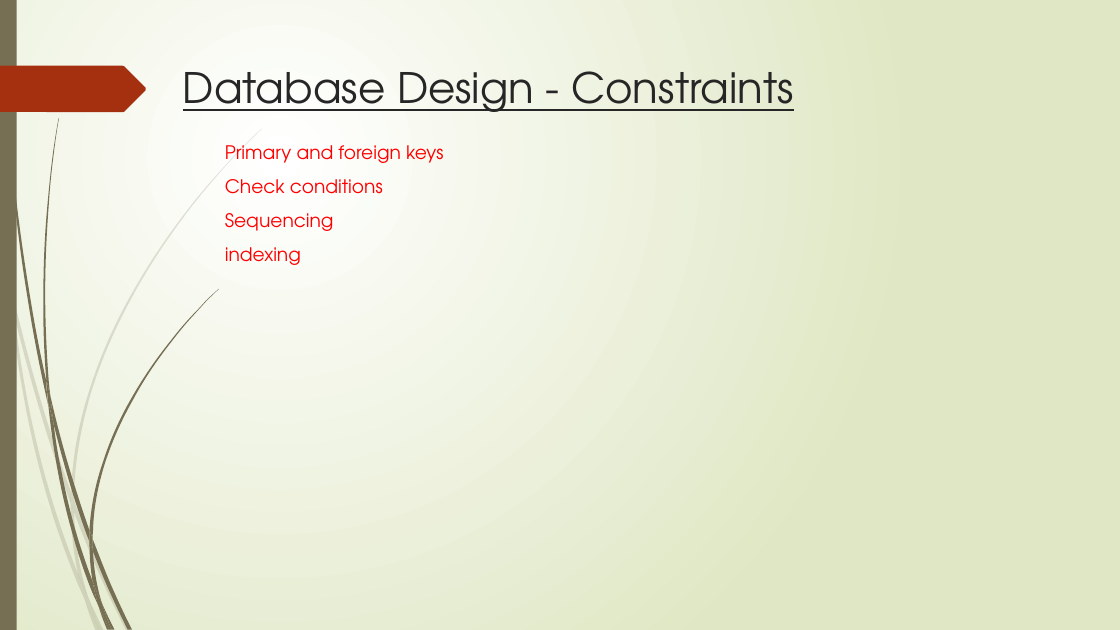
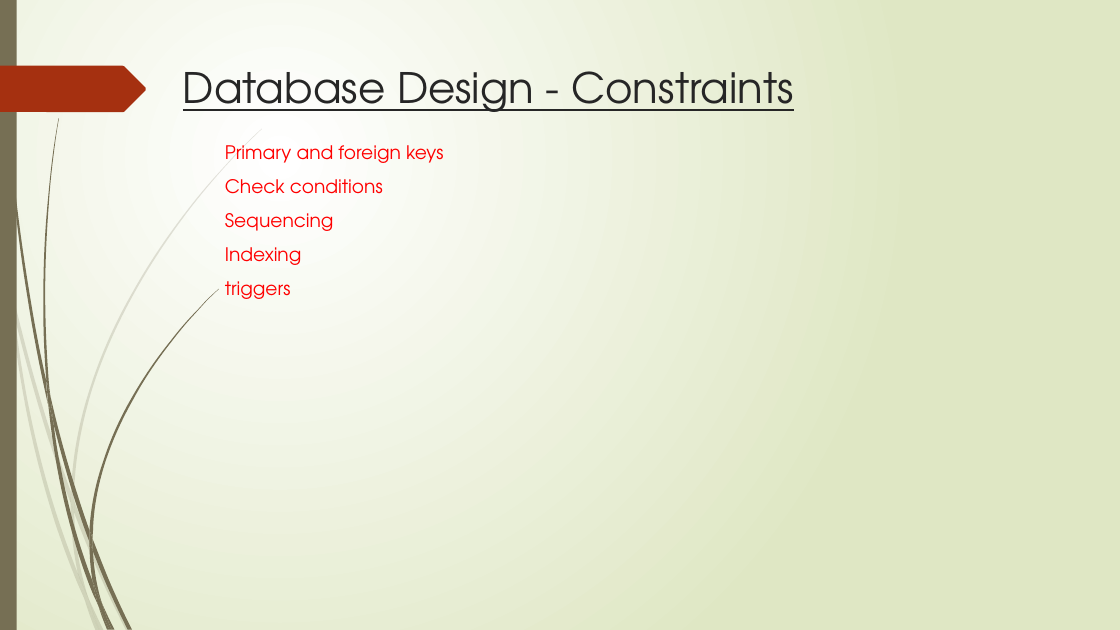
Before and after one commit to srinivas047/DMQL, a slide deck: slide 5 of DMQL_MoviesMarketPlace.pptx. Drawn at 1120x630 pixels with LibreOffice and Linux fonts; fonts in the diff are those of the drawing. Boxes give left, top, right and bottom in pixels: in the first picture for what was removed or moved away, otherwise in the second. Text is boxed around its words. In the diff, an @@ line names an element or a change of style, - is before the commit and + after.

```diff
--- a/DMQL_MoviesMarketPlace.pptx
+++ b/DMQL_MoviesMarketPlace.pptx
@@ text at (225, 247, 302, 299): text changed @@
-  indexing
+  Indexing
+  triggers
```
Also in this commit, not shown: 1 other slide changed, 4 other files.
